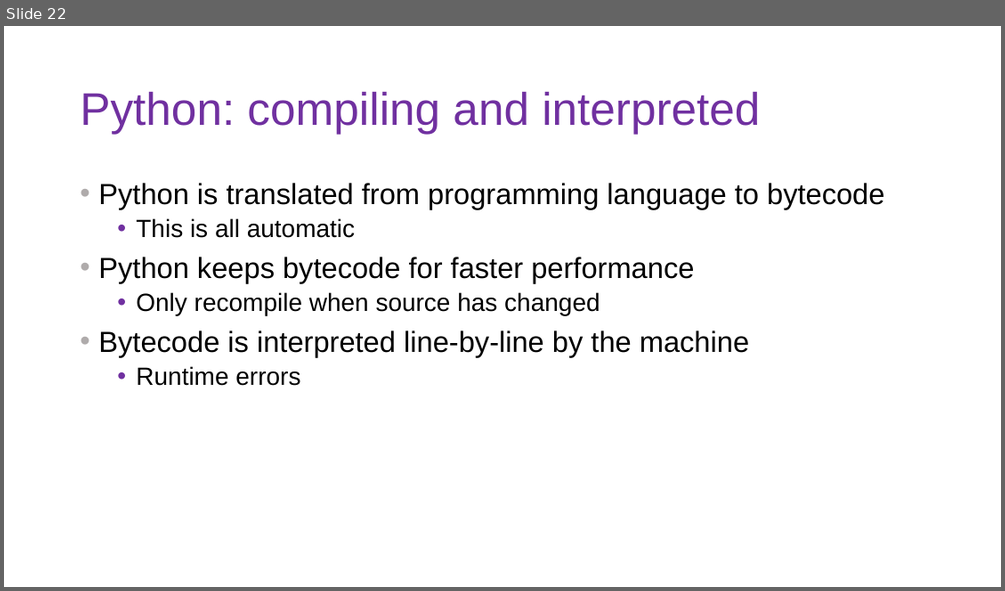
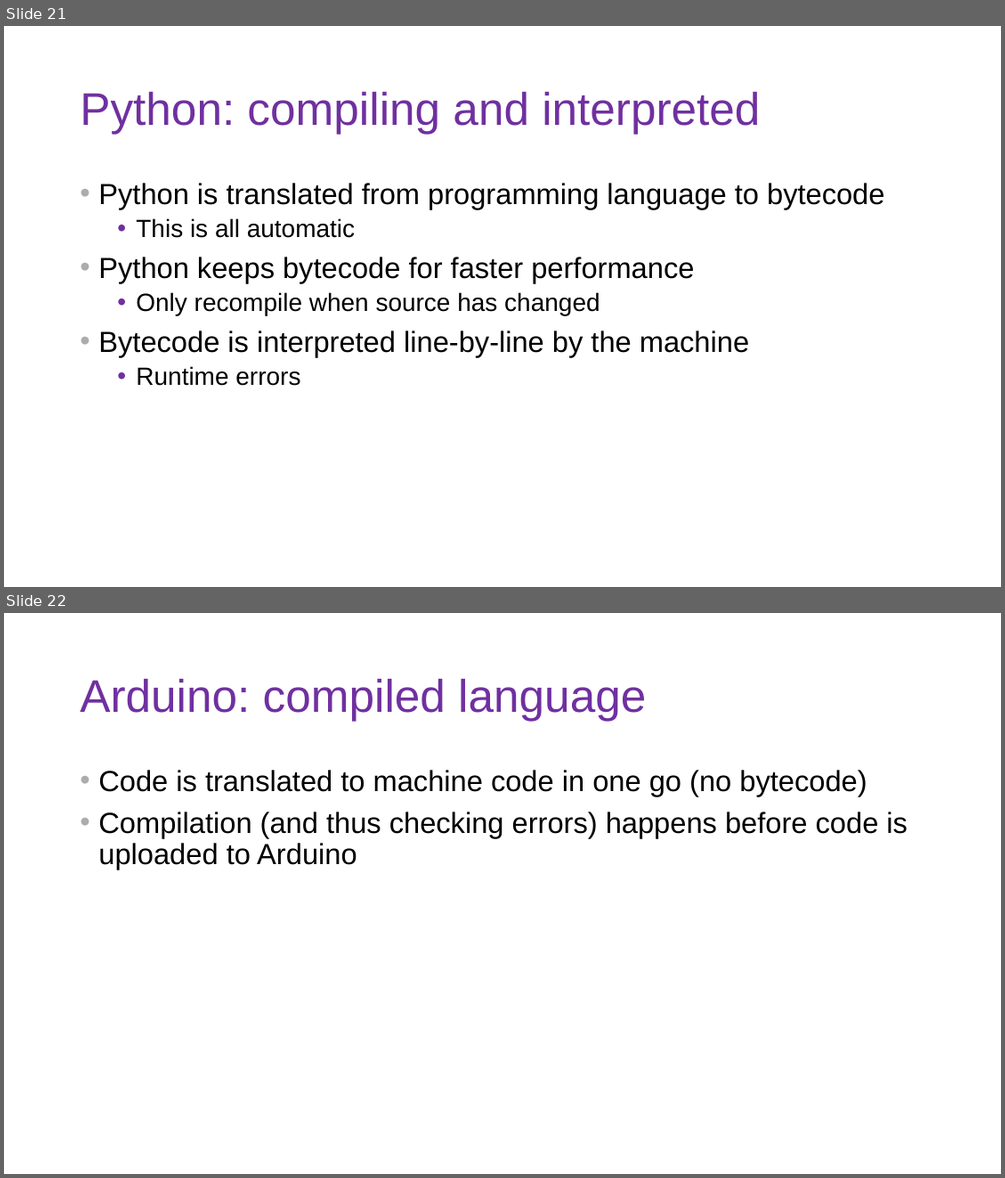
Before and after one commit to DoriMG/SN_python_course, a slide deck: lectures/1_intro_cs.pptx. Shown one above the other, each under a label of ours: slide 22 before the commit, slides 21 and 22 after it. The pictures are 1005x591 and 1005x1178 pixels, drawn with LibreOffice and Linux fonts; fonts in the diff are those of the drawing. Boxes give left, top, right and bottom in pixels: in the first picture for what was removed or moved away, otherwise in the second. Text is boxed around its words. In the diff, an @@ line names an element or a change of style, - is before the commit and + after.

```diff
--- a/lectures/1_intro_cs.pptx
+++ b/lectures/1_intro_cs.pptx
@@ slide 22 added at bbox=[4, 613, 1001, 1174], background #FFFFFF @@
@@ title added at bbox=[80, 679, 646, 721], 44 pt, text #7030A0 @@
+Arduino: compiled language
@@ text added at bbox=[98, 770, 907, 869], 28 pt, text #000000 @@
+• Code is translated to machine code in one go (no bytecode)
+• Compilation (and thus checking errors) happens before code is uploaded to Arduino
@@ what was slide 22 is now slide 21 @@
```
Also in this commit, not shown: 11 other slides added, 6 slides removed, 40 other files.
